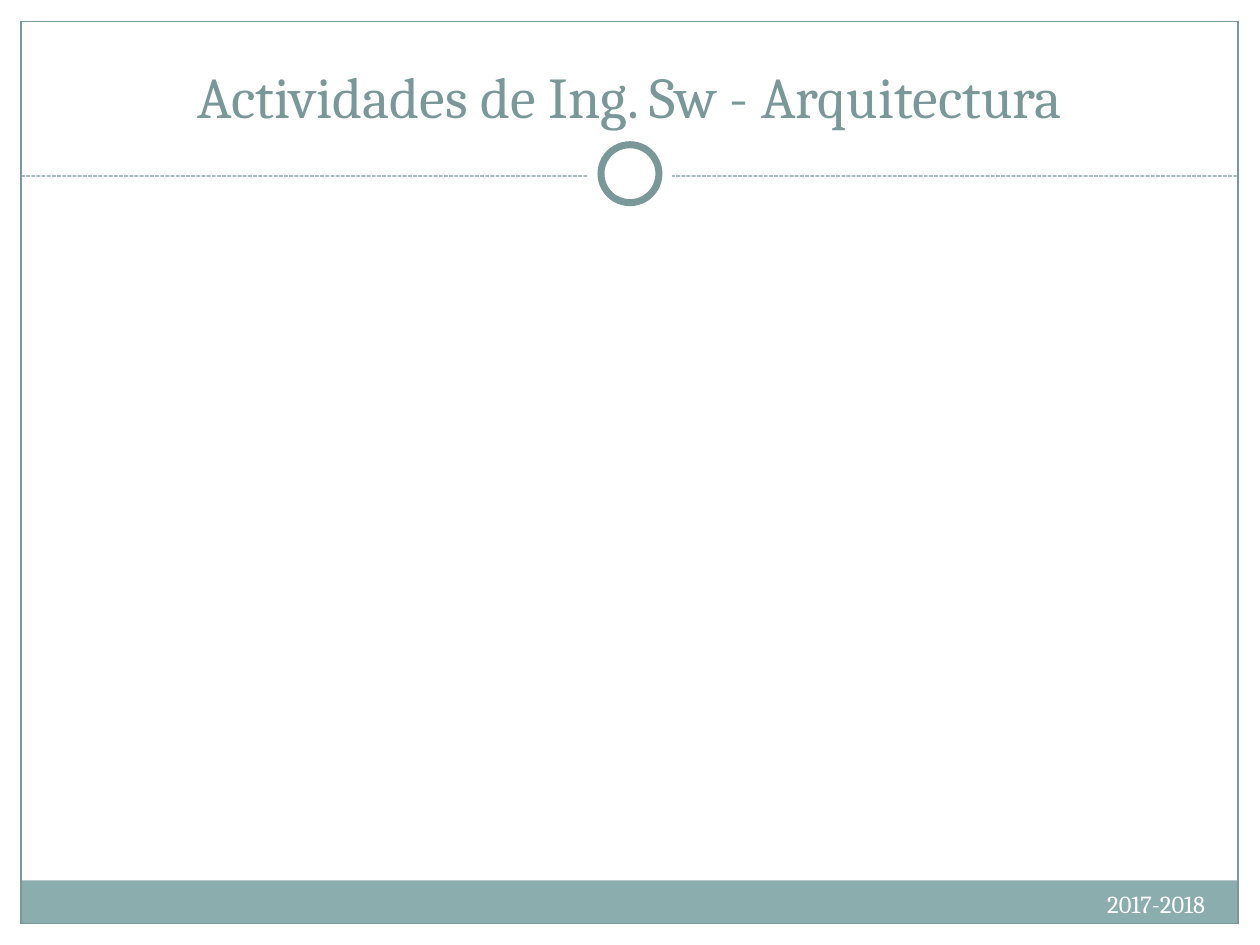
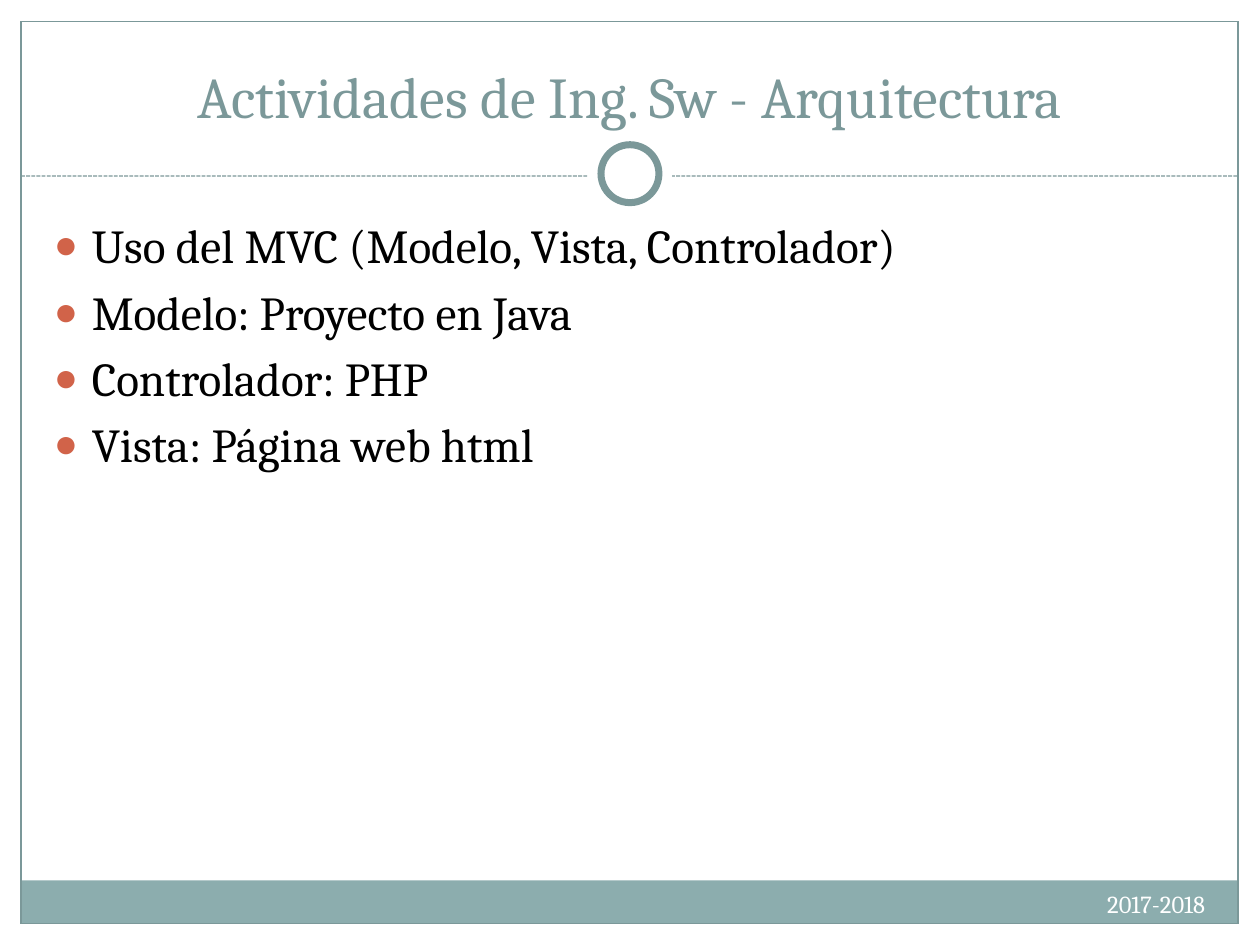
Before and after one commit to Compumatica/Proyecto-de-Ing-Software, a slide deck: slide 8 of docs/IntroIngSoft.PresentacionesFinales.pptx. Drawn at 1260x945 pixels with LibreOffice and Linux fonts; fonts in the diff are those of the drawing. Boxes give left, top, right and bottom in pixels: in the first picture for what was removed or moved away, otherwise in the second. Text is boxed around its words. In the diff, an @@ line names an element or a change of style, - is before the commit and + after.

```diff
--- a/docs/IntroIngSoft.PresentacionesFinales.pptx
+++ b/docs/IntroIngSoft.PresentacionesFinales.pptx
@@ text added at (x1=92, y1=229, x2=896, y2=472), 27 pt, text #000000 @@
+● Uso del MVC (Modelo, Vista, Controlador)
+● Modelo: Proyecto en Java
+● Controlador: PHP
+● Vista: Página web html
```
Also in this commit, not shown: 9 other slides changed, 1 slide added, 1 slide removed.
